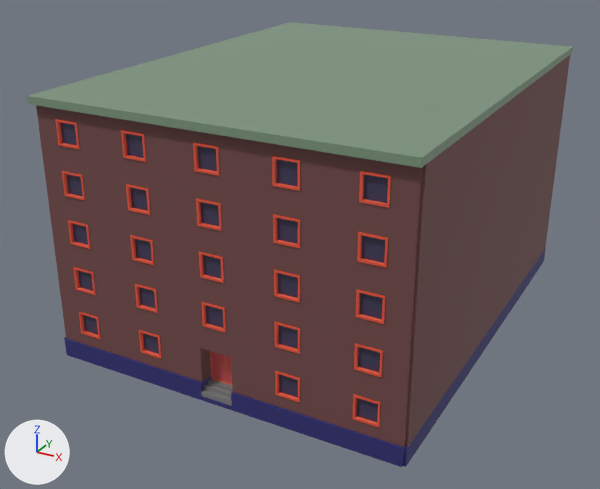
A saved change to the FBX model OSB3D/Assets/Prefabs/Import/Buildings/BR20_F05_01.fbx.
Before and after are seen from a 50 mm lens placed at (17.78, -80.81, 23.83), pointed at (-3.58, -41.98, 4.42). The axes (+X, +Y, +Z) are drawn at lower left. The lights are the same throughout. Vertices at the same position are counted once.

Objects in the first picture: 'BR20_F05_01'.
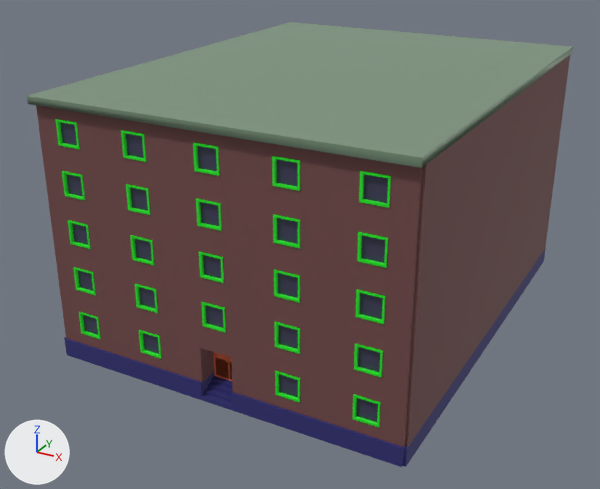
What changed in the scene script:
```text
Add mat_windowframe_004:
    mat_windowframe_004 = principled_material('WindowFrame.004')
    mat_windowframe_004.base_color = (0.00737, 0.8, 0.0111)  # green #15e71b
Change me_cube_057:
    used by ob_br20_f05_01; location = (-2.5, -40.0, 7.5)
    remove me_cube_057.from_pydata(...)  # 1276 vertices, 1042 faces; spans x -10.0..10.0, y -12.8..12.8, z -7.5..6.9
    add me_cube_057.from_pydata(...)  # 1252 vertices, 1007 faces; spans x -10.0..10.0, y -12.8..12.8, z -7.5..6.9
    me_cube_057 part 1: a new loose piece of 34 vertices spanning x -0.9..0.9, y -11.3, z -7.3..-4.6
    me_cube_057 part 2
    67 vertices are removed from x -0.9..0.9, y -12.5..-11.4, z -7.2..-4.6
    72 faces are deleted
    8 vertices in x -0.9..0.9, y -11.5..-11.4, z -6.8..-4.6 move by (0.0, 0.3, 0.0)
    2 vertices move from x -0.9..0.9, y -12.3, z -6.8 to x -0.9..0.9, y -12.3, z -7.3
    9 vertices are added at x -0.9..0.9, y -12.5..-11.1, z -7.3..-6.7
    13 new faces join them, mat_slab_004 (dark blue #2d2b72)
    me_cube_057 part 3: 784 faces spanning x -8.6..8.6, y -12.4..12.4, z -5.8..5.8 switch from mat_frame_004 (red #e75439) to mat_windowframe_004 (green #15e71b)
    remove me_cube_057.materials.append(mat_doorpanel_004)  # red #e76569
    remove me_cube_057.materials.append(mat_stair_004)  # grey #7b7a7b
```

What differs and where, as boxes [x1, y1, x2, y2] in the pictures (600 x 489 px):
part 1 of me_cube_057, added
    after: [213, 352, 232, 381]
part 2 of me_cube_057, cut back
    both: [64, 337, 408, 467]
part 3 of me_cube_057, recoloured (red to green)
    both: [55, 119, 391, 427]
